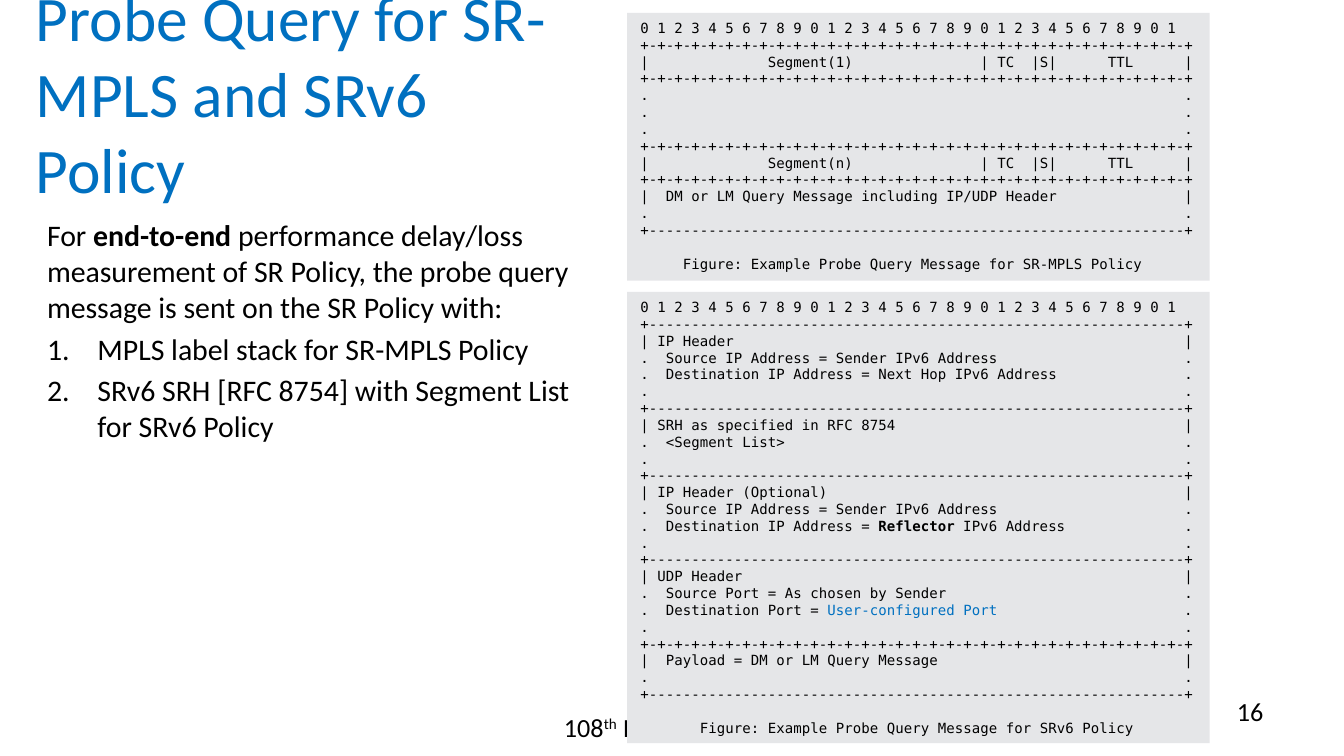
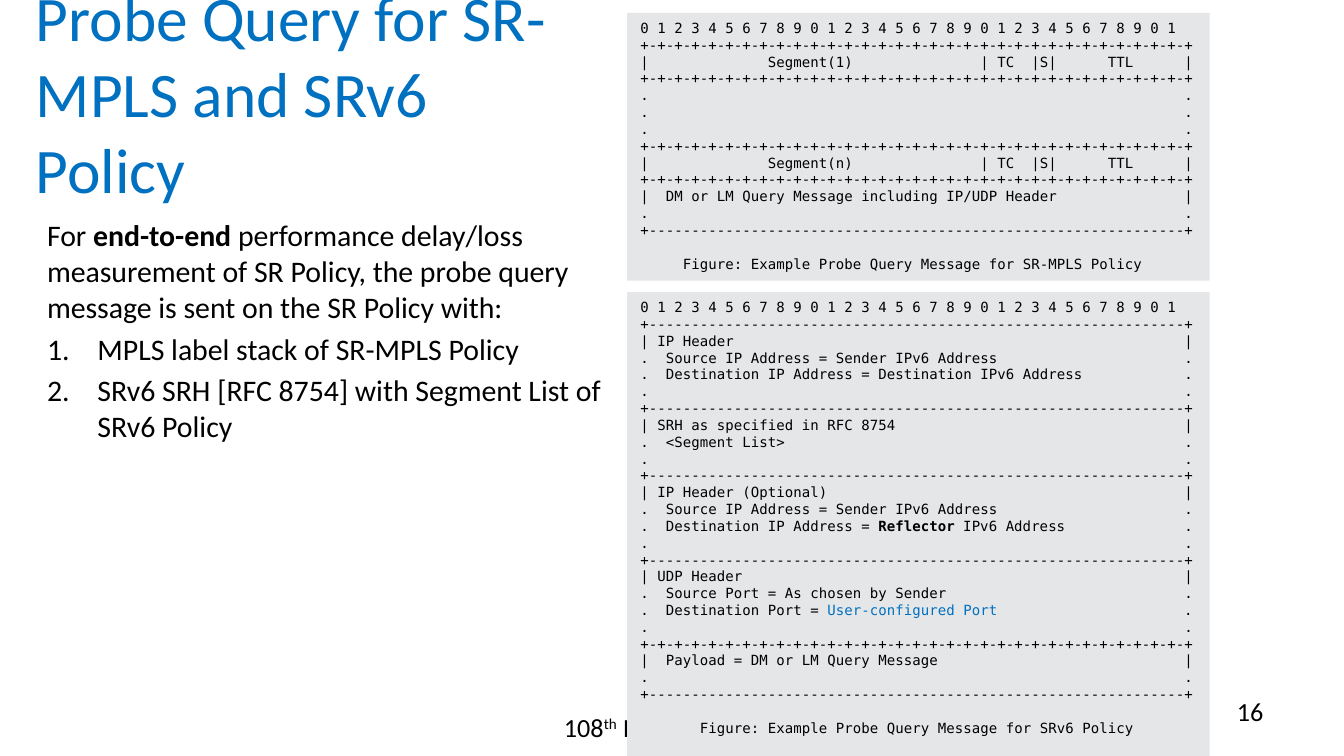
Before and after one commit to rakgandhi/ietf-slides, a slide deck: slide 16 of draft-gandhi-spring-stamp-srpm-01.pptx. Drawn at 1344x756 pixels with LibreOffice and Linux fonts; fonts in the diff are those of the drawing. Boxes give left, top, right and bottom in pixels: in the first picture for what was removed or moved away, otherwise in the second. Text is boxed around its words. In the diff, an @@ line names an element or a change of style, - is before the commit and + after.

```diff
--- a/draft-gandhi-spring-stamp-srpm-01.pptx
+++ b/draft-gandhi-spring-stamp-srpm-01.pptx
@@ rectangle "0 1 2 3 4 ...": place and size @@
-rectangle "0 1 2 3 4 ..." at [628,292,1210,743]
+rectangle "0 1 2 3 4 ..." at [628,292,1210,756]
@@ text at [97,339,601,442]: text changed @@
-1. MPLS label stack for SR-MPLS Policy
-2. SRv6 SRH [RFC 8754] with Segment List for SRv6 Policy
+1. MPLS label stack of SR-MPLS Policy
+2. SRv6 SRH [RFC 8754] with Segment List of SRv6 Policy
@@ text in rectangle at [666,368,1082,380]: text changed @@
-. Destination IP Address = Next Hop IPv6 Address .
+. Destination IP Address = Destination IPv6 Address .
```
Also in this commit, not shown: 1 other slide changed, 3 other files.
